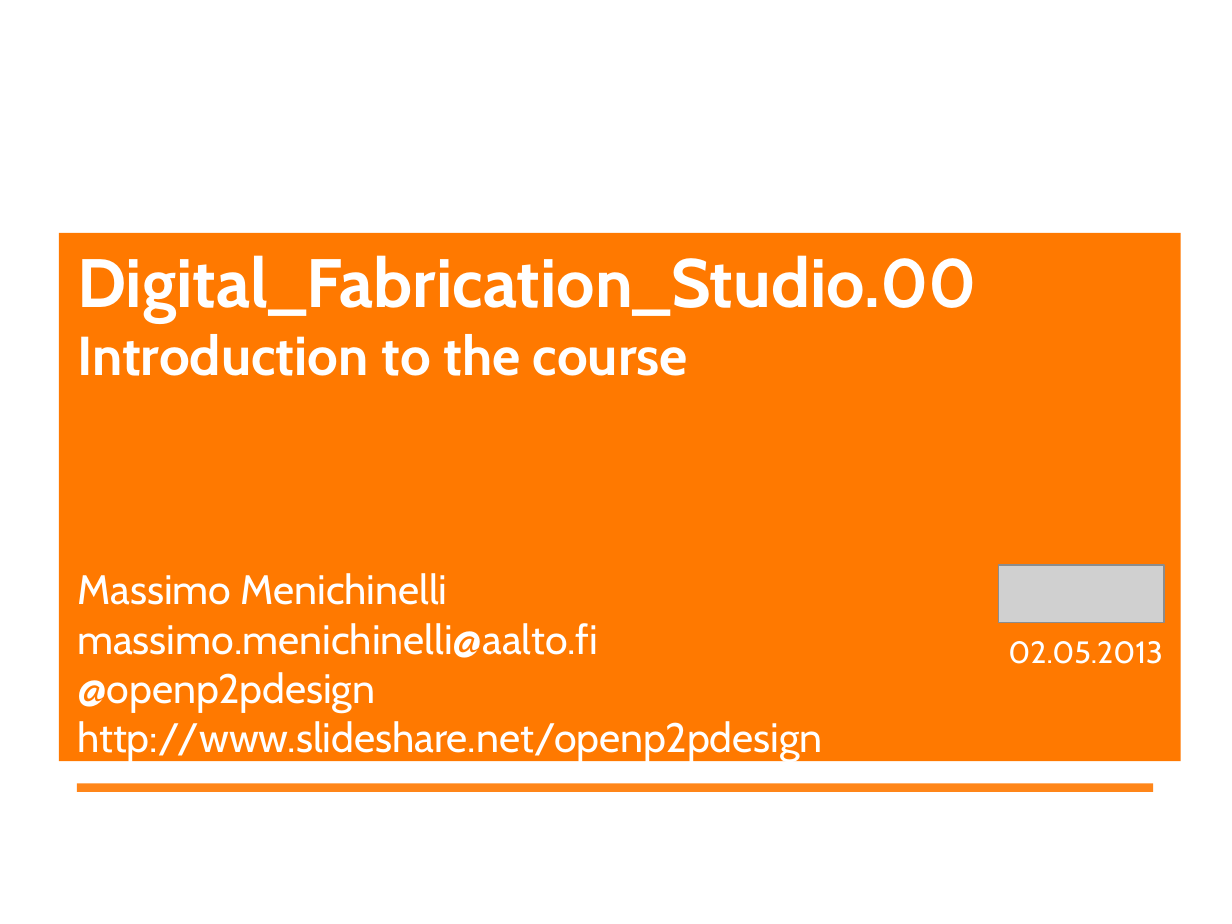
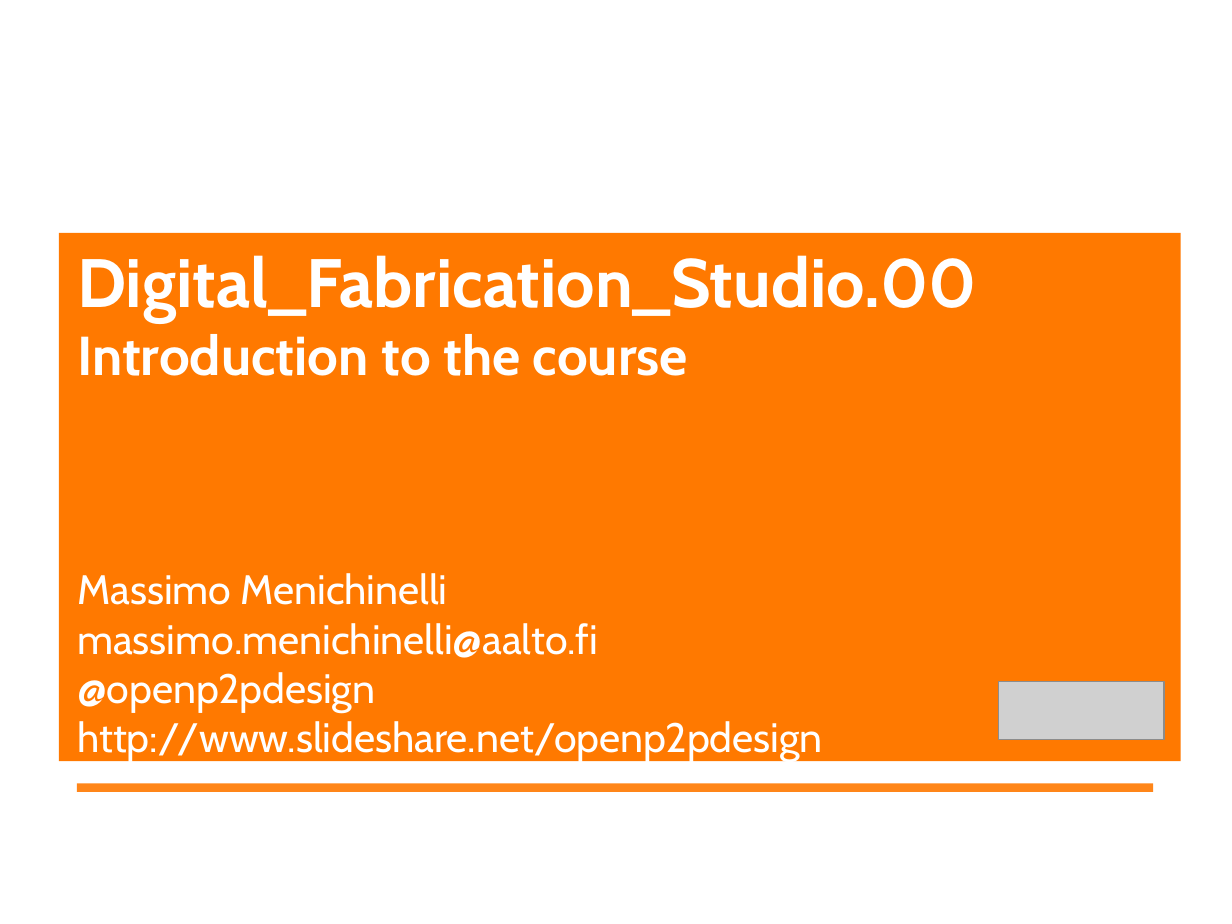
Before and after one commit to DigitalFabricationStudio/Slides, a slide deck: slide 1 of libreoffice/DigitalFabricationStudio.00__Introduction.odp. Drawn at 1232x924 pixels with LibreOffice and Linux fonts; fonts in the diff are those of the drawing; grey boxes stand for pictures; background and template pictures are left out. Boxes give left, top, right and bottom in pixels: in the first picture for what was removed or moved away, otherwise in the second. Text is boxed around its words. In the diff, an @@ line names an element or a change of style, - is before the commit and + after.

```diff
--- a/libreoffice/DigitalFabricationStudio.00__Introduction.odp
+++ b/libreoffice/DigitalFabricationStudio.00__Introduction.odp
@@ title removed at bbox=[1008, 641, 1163, 664] @@
-02.05.2013
@@ picture: place and size @@
-picture at bbox=[999, 565, 1164, 623]
+picture at bbox=[999, 681, 1164, 739]
```
Also in this commit, not shown: 1 other slide changed, 3 other files.
